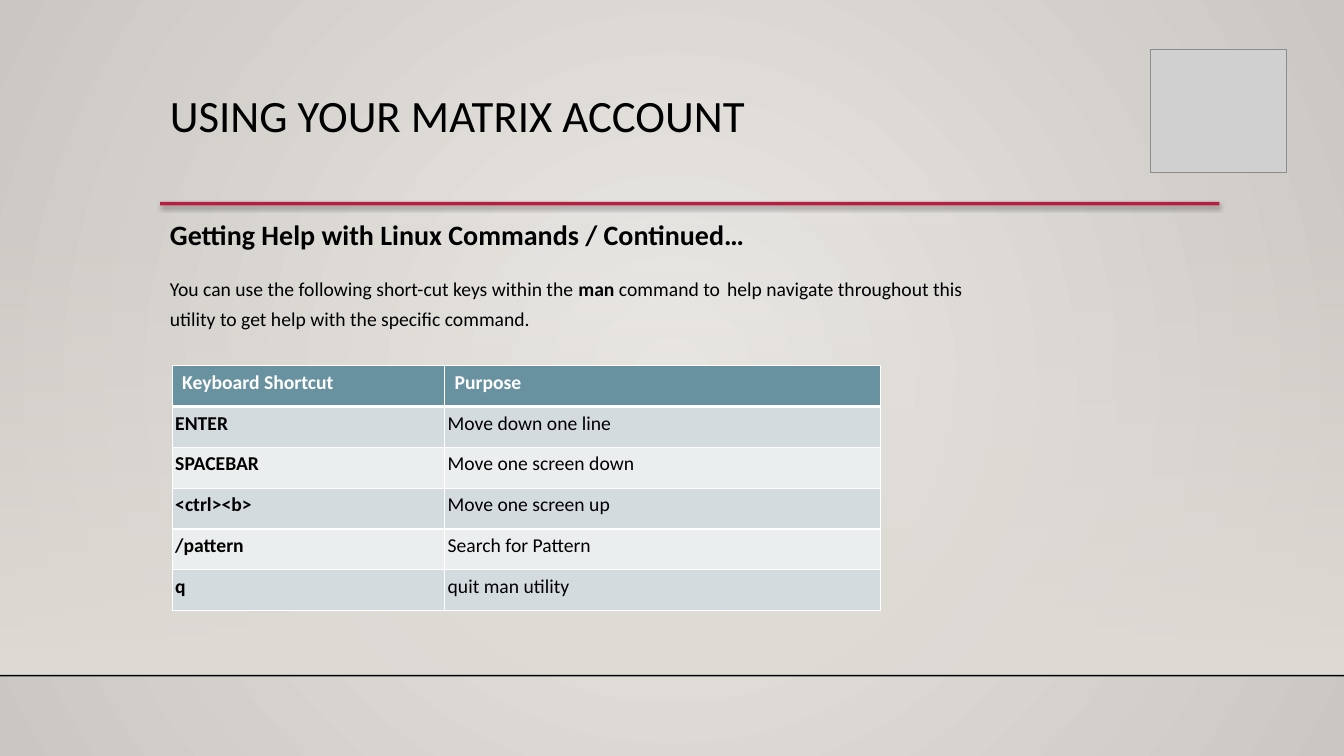
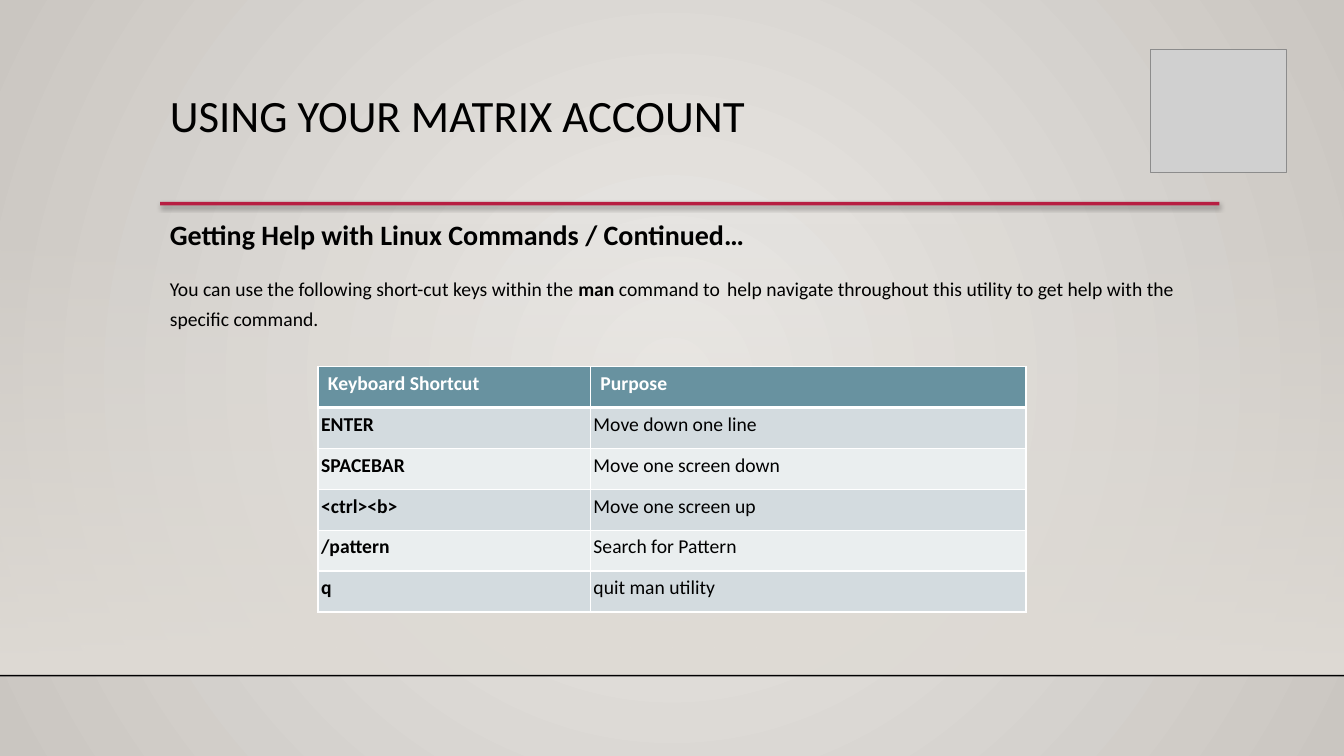
Before and after one commit to ULI101/slides, a slide deck: slide 5 of ULI101-1.2.pptx. Drawn at 1344x756 pixels with LibreOffice and Linux fonts; fonts in the diff are those of the drawing; grey boxes stand for pictures; background and template pictures are left out. Boxes give left, top, right and bottom in pixels: in the first picture for what was removed or moved away, otherwise in the second. Text is boxed around its words. In the diff, an @@ line names an element or a change of style, - is before the commit and + after.

```diff
--- a/ULI101-1.2.pptx
+++ b/ULI101-1.2.pptx
@@ text "Getting Help with Linux Commands ..." rewrapped from (170, 225, 962, 330) to (170, 225, 1174, 329) @@
@@ table: place and size @@
-table at (172, 366, 880, 611)
+table at (318, 367, 1025, 612)
```
Also in this commit, not shown: 5 other slides changed, 2 other files.
